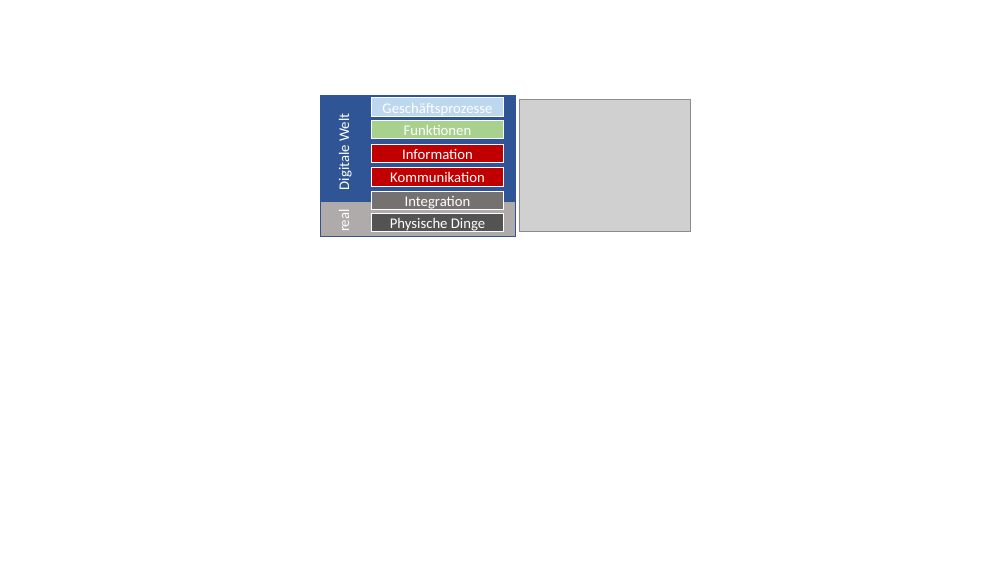
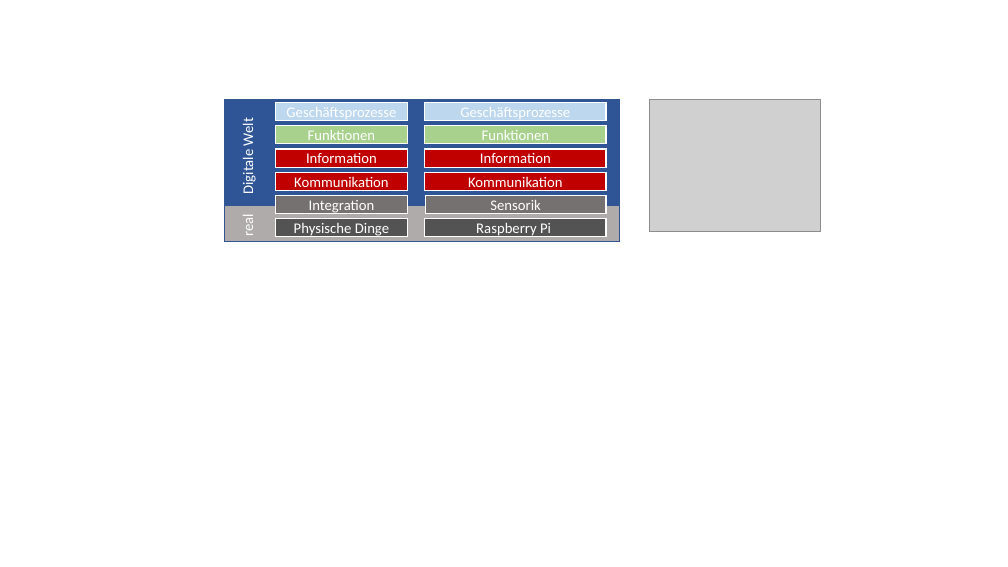
Before and after one commit to kueben96/bachelor-thesis, a slide deck: slide 8 of presentations/models.pptx. Drawn at 1008x567 pixels with LibreOffice and Linux fonts; fonts in the diff are those of the drawing; grey boxes stand for pictures. Boxes give left, top, right and bottom in pixels: in the first picture for what was removed or moved away, otherwise in the second. Text is boxed around its words. In the diff, an @@ line names an element or a change of style, - is before the commit and + after.

```diff
--- a/presentations/models.pptx
+++ b/presentations/models.pptx
@@ rectangle: place and size @@
-rectangle at [321, 95, 516, 201]
+rectangle at [225, 100, 620, 206]
@@ rectangle added at [425, 102, 606, 121], fill #BDD7EE, outline #FFFFFF 1 pt, 14 pt, text #FFFFFF @@
+Geschäftsprozesse
@@ picture: place and size @@
-picture at [519, 100, 690, 232]
+picture at [650, 100, 820, 232]
@@ rectangle added at [425, 126, 606, 144], fill #A9D18E, outline #FFFFFF 1 pt, 14 pt, text #FFFFFF @@
+Funktionen
@@ rectangle added at [425, 149, 606, 167], fill #C00000, outline #FFFFFF 1 pt, 14 pt, text #FFFFFF @@
+Information
@@ rectangle added at [425, 172, 606, 191], fill #C00000, outline #FFFFFF 1 pt, 14 pt, text #FFFFFF @@
+Kommunikation
@@ rectangle: place and size @@
-rectangle at [321, 191, 516, 237]
+rectangle at [225, 196, 620, 241]
@@ 6 rectangles, 2 texts: place and size @@
-6 rectangles, 2 texts at [335, 98, 504, 232]
+6 rectangles, 2 texts at [239, 102, 408, 237]
@@ rectangle added at [426, 196, 606, 214], fill #767171, outline #FFFFFF 1 pt, 14 pt, text #FFFFFF @@
+Sensorik
@@ rectangle added at [425, 219, 606, 237], fill #525252, outline #FFFFFF 1 pt, 14 pt, text #FFFFFF @@
+Raspberry Pi
```
Also in this commit, not shown: 14 other files.
